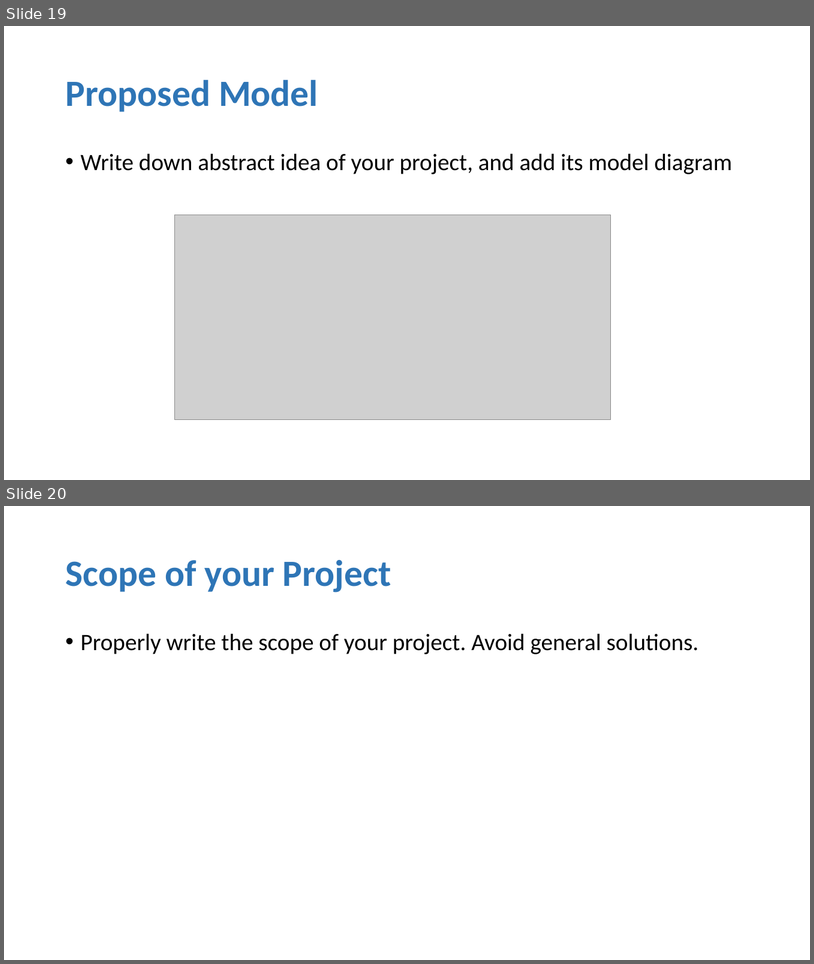
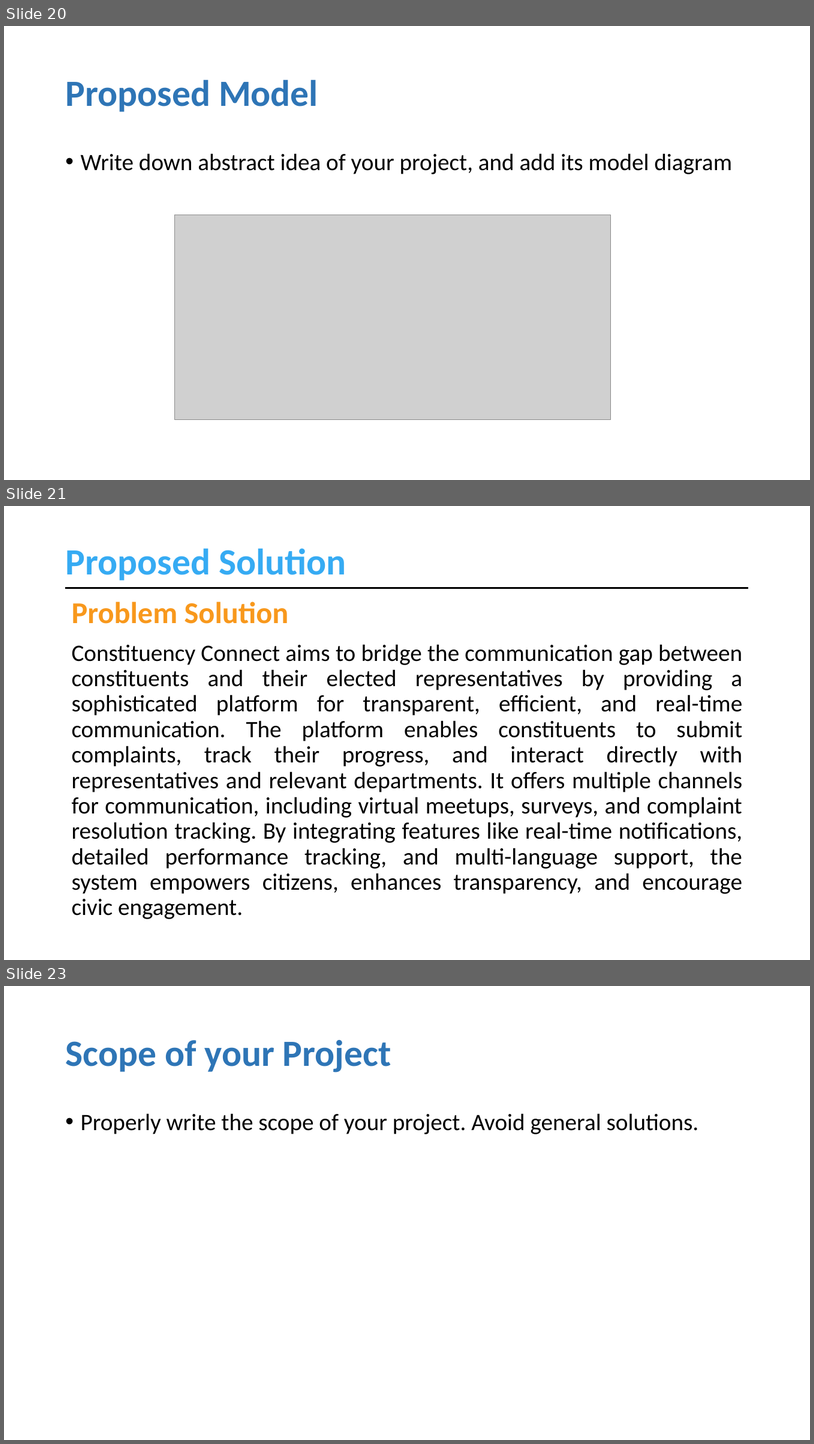
Before and after one commit to muhammadahsanmirza/fyp-constituency-connect, a slide deck: 4- Idea Evaluation/Idea Evaluation Slides - Working Draft.pptx. Shown one above the other, each under a label of ours: slides 19 and 20 before the commit, slides 20, 21 and 23 after it; the slides between them are not shown. The pictures are 814x964 and 814x1444 pixels, drawn with LibreOffice and Linux fonts; fonts in the diff are those of the drawing; grey boxes stand for pictures. Boxes give left, top, right and bottom in pixels: in the first picture for what was removed or moved away, otherwise in the second. Text is boxed around its words. In the diff, an @@ line names an element or a change of style, - is before the commit and + after.

Commit message:
Add Problem Statement and proposed Solution

```diff
--- a/4- Idea Evaluation/Idea Evaluation Slides - Working Draft.pptx
+++ b/4- Idea Evaluation/Idea Evaluation Slides - Working Draft.pptx
@@ slide 21 added at (4, 506, 810, 960), background #FFFFFF @@
@@ title added at (65, 548, 346, 580), 44 pt, text #36ABF3, bold @@
+Proposed Solution
@@ line added from (66, 588) to (749, 588), #000000 2.25 pt @@
@@ text added at (72, 601, 289, 624), 36 pt, text #F8981C, bold @@
+Problem Solution
@@ text added at (72, 644, 743, 919), 28 pt, text #000000 @@
+Constituency Connect aims to bridge the communication gap between constituents and their elected representatives by providing a sophisticated platform for transparent, efficient, and real-time communication. The platform enables constituents to submit complaints, track their progress, and interact directly with representatives and relevant departments. It offers multiple channels for communication, including virtual meetups, surveys, and complaint resolution tracking. By integrating features like real-time notifications, detailed performance tracking, and multi-language support, the system empowers citizens, enhances transparency, and encourage civic engagement.
@@ what was slide 19 is now slide 20 @@
@@ what was slide 20 is now slide 23 @@
```
Also in this commit, not shown: 14 slides changed, 2 other slides added.
